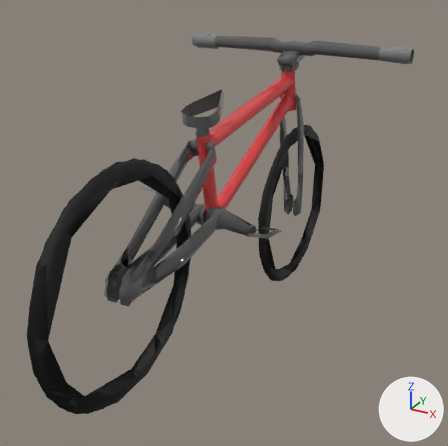
Renders of the FBX model Assets/prefabs/lowpolycycle2.fbx from each side of a commit.
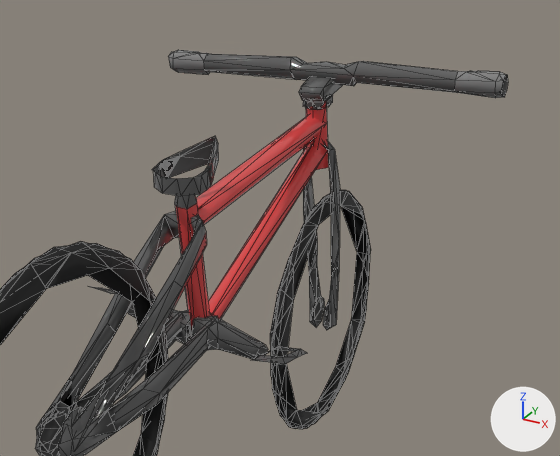
There are two pictures of each version: one whole from a 50 mm camera at (4.27, -7.15, 2.44) aimed at (-0.04, 0.68, -1.47), one close up on the part from 18% to 100% of the width and 0% to 67% of the height. Arrows for +X, +Y and +Z are at lower right; the lights stay in place. The close-ups show mesh edges as thin lines. Where no turn or scale is listed for an object, it has been applied to the vertices. Vertices at the same position are counted once.

Names of what the first close-up shows: 'Loft_2_3'.
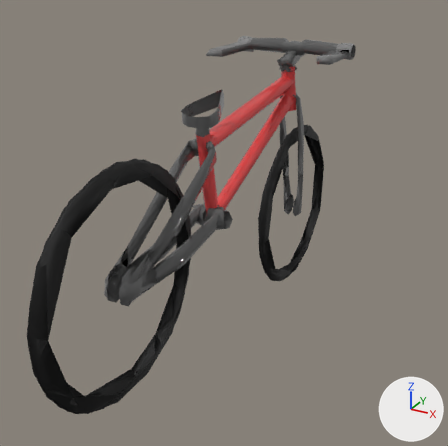
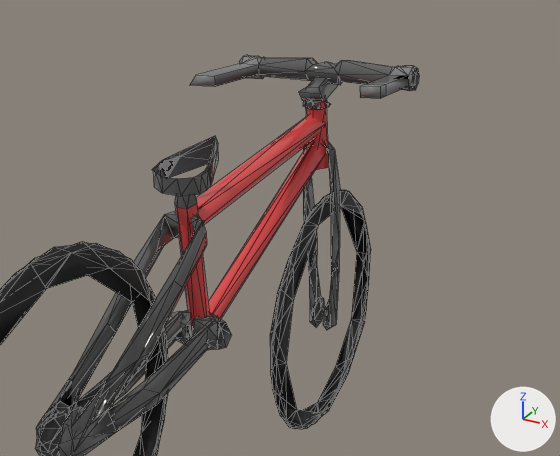
Diff of the bpy script that builds the scene:
```diff
--- a/Assets/prefabs/lowpolycycle2.fbx.py
+++ b/Assets/prefabs/lowpolycycle2.fbx.py
@@ me_mesh_001 @@
 # verts and faces of me_mesh_001; kept vertices keep their numbers, new ones are numbered from 1063
-me_mesh_001.from_pydata(...)  # 1063 vertices, 1660 faces; spans x -2.02..2.02, y -4.02..4.51, z -3.69..1.05
-me_mesh_001.materials.append(mat_mat_005)  # dark grey #5d5d5d
-me_mesh_001.materials.append(mat_mat)  # red #db4747
+me_mesh_001.from_pydata(...)  # 1026 vertices, 1609 faces; spans x -1.1..1.05, y -4.02..4.51, z -3.69..1.05
+# me_mesh_001 part 1: the loose piece of 21 vertices spanning x -0.73..-0.48, y -1.08..-0.66, z -0.81..-0.61 is deleted
+# me_mesh_001 part 2: the loose piece of 14 vertices spanning x 0.43..0.77, y -0.02..0.6, z -1.62..-1.49 is deleted
+# me_mesh_001 part 3
+# 8 vertices are removed from x -1.95..1.95, y 2.48..2.52, z 0.82..0.95
+# 32 faces are deleted
+# 6 vertices in x 0.13..0.14, y 2.26..2.83, z 0.59..0.86 move by (-0.06, 0.0, 0.0)
+# 6 vertices in x 2.0..2.01, y 2.51..2.74, z 0.78..1.02 move by (-0.96, 0.0, 0.0)
+# 6 vertices in x -2.02, y 2.5..2.74, z 0.78..1.02 move by (0.97, 0.0, 0.0)
+# 4 vertices in x -1.52, y 2.57..2.74, z 0.8..1.02 move by (0.73, 0.0, 0.0)
+# 3 vertices in x -0.14, y 2.26..2.83, z 0.74..0.85 move by (0.07, 0.0, 0.0)
+# 3 vertices in x 1.52, y 2.57..2.75, z 0.96..1.02 move by (-0.73, 0.0, 0.0)
+# 60 vertices move from x -2.0..2.02, y 2.43..2.77, z 0.59..1.05 to x -1.04..1.05, y 2.43..2.77, z 0.59..1.05
+# 20 vertices are added at x -1.1..1.02, y 1.43..2.52, z 0.82..0.95
+# 31 new faces join them, mat_mat_003 (grey #818181)
+# 13 new faces join them, mat_mat_004 (dark grey #5d5d5d)
+# me_mesh_001 part 4
+verts[137] = (-0.01, -2.07, 0.21)  # moved, pixel (82, 241)
+# me_mesh_001 part 5
+# 14 vertices are removed from x -0.43..0.7, y -0.95..0.39, z -1.63..-0.66
+# 27 faces are deleted
 me_mesh_001.materials.append(mat_opony)
-me_mesh_001.materials.append(mat_mat_1)  # grey #818181
+me_mesh_001.materials.append(mat_mat_004)  # dark grey #5d5d5d
+me_mesh_001.materials.append(mat_mat_002)  # red #db4747
+me_mesh_001.materials.append(mat_mat_003)  # grey #818181
```

Pixel boxes (x1, y1, x2, y2) of what changed, in the close-ups (560 x 456 px; the box of a moved part takes in the faces that stretch with it):
'Loft_2_3', reshaped
    before: (0, 50, 508, 456)
    after: (0, 55, 419, 456)
part 1 of me_mesh_001, deleted
    before: (89, 286, 116, 294)
part 2 of me_mesh_001, deleted
    before: (252, 346, 307, 364)
part 3 of me_mesh_001, moved or reshaped
    before: (168, 50, 508, 110)
    after: (190, 55, 419, 110)
part 4 of me_mesh_001, moved or reshaped
    before: (31, 241, 116, 263)
    after: (31, 242, 116, 263)
part 5 of me_mesh_001, deleted
    before: (127, 303, 268, 359)
